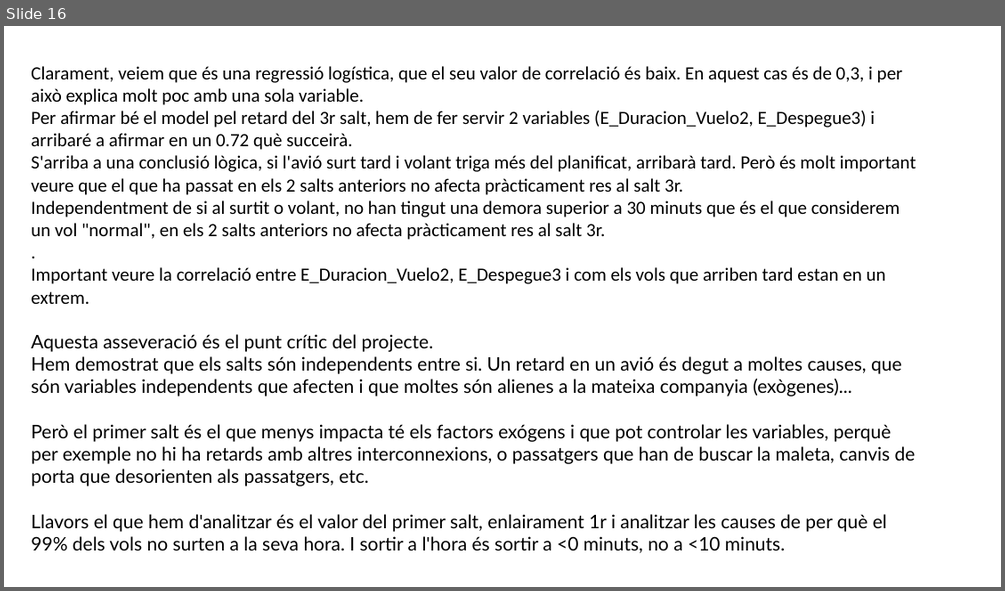
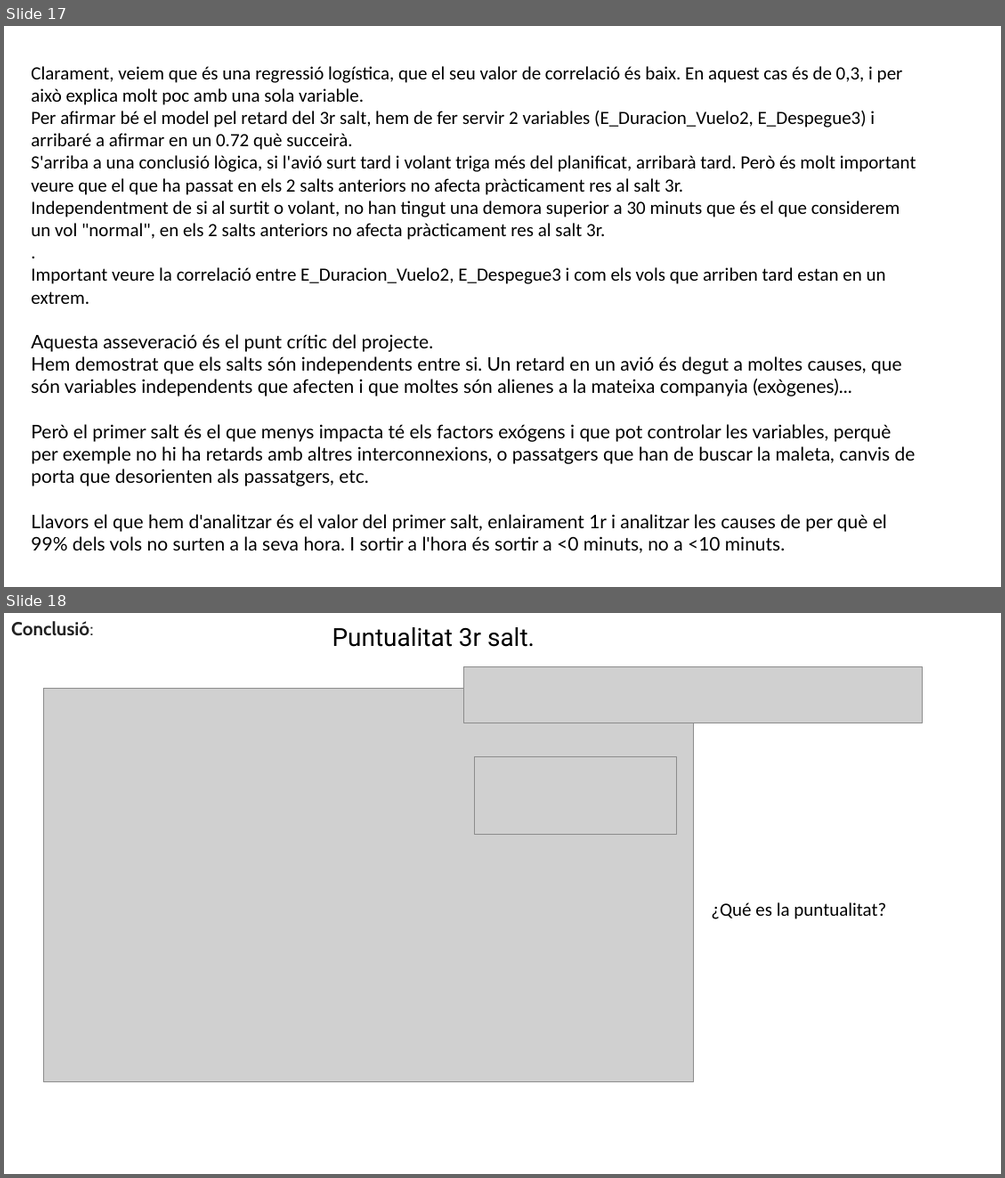
Before and after one commit to JMML2021/Entrega-projecte-final, a slide deck: 4 Presentación final.pptx. Shown one above the other, each under a label of ours: slide 16 before the commit, slides 17 and 18 after it. The pictures are 1005x591 and 1005x1178 pixels, drawn with LibreOffice and Linux fonts; fonts in the diff are those of the drawing; grey boxes stand for pictures; background and template pictures are left out. Boxes give left, top, right and bottom in pixels: in the first picture for what was removed or moved away, otherwise in the second. Text is boxed around its words. In the diff, an @@ line names an element or a change of style, - is before the commit and + after.

```diff
--- a/4 Presentación final.pptx
+++ b/4 Presentación final.pptx
@@ slide 18 added at bbox=[4, 613, 1001, 1174], background #FFFFFF @@
@@ text added at bbox=[11, 621, 93, 636], 18 pt, text #222222, bold @@
+Conclusió:
@@ text added at bbox=[332, 627, 534, 647], 24 pt, text #000000 @@
+Puntualitat 3r salt.
@@ picture added at bbox=[44, 689, 694, 1082] @@
@@ picture added at bbox=[464, 666, 922, 723] @@
@@ picture added at bbox=[474, 756, 677, 834] @@
@@ text added at bbox=[711, 902, 886, 919], 18 pt, text #000000 @@
+¿Qué es la puntualitat?
@@ what was slide 16 is now slide 17 @@
```
Also in this commit, not shown: 9 slides changed, 7 other slides added, 5 slides removed.
